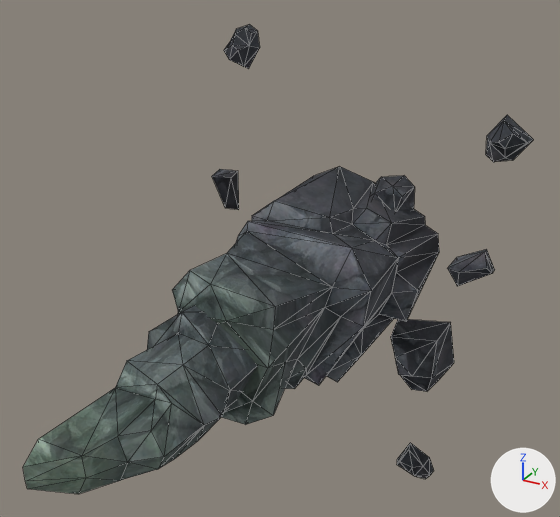
The OBJ model sceneobjs/xila_yewai_100/xila_yewai_100_shizhu_02.obj: old version first, new version second.
Both versions are drawn from a 50 mm lens placed at (154.0, -358.0, 163.0), pointed at (6.0, -90.0, 29.0). Every picture has the same lights, and +X, +Y and +Z are marked at lower right. Mesh edges are drawn as thin lines. Where no turn or scale is listed for an object, it has been applied to the vertices.

In view in the first picture: 'xila_yewai_100_shizhu_02'.
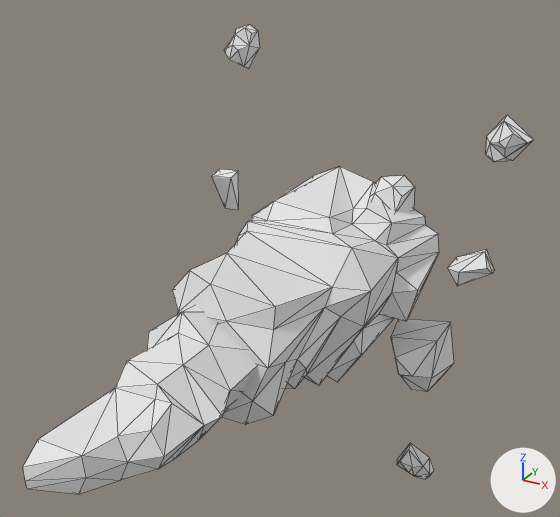
The change in detail:
Material 'material_1' (mat_material_1_1) is new.
Its base color is (0.8, 0.8, 0.8) (white #e7e7e7).
Its roughness is 1.0.
me_xila_yewai_100_shizhu_02 has 268 vertices, 443 faces and spans x -83.0..88.0, y -224.0..0.0, z -134.0..113.0.
me_xila_yewai_100_shizhu_02 no longer uses material mat_material_1 (picture img_xila_yewai_100_shizhu_01_01_png).
me_xila_yewai_100_shizhu_02 now uses material mat_material_1_1 (white #e7e7e7).

Pixel boxes [x1, y1, x2, y2] of what changed, in the pictures (560 x 517 px):
'xila_yewai_100_shizhu_02', recoloured (grey to white)
    both: [23, 24, 534, 494]
